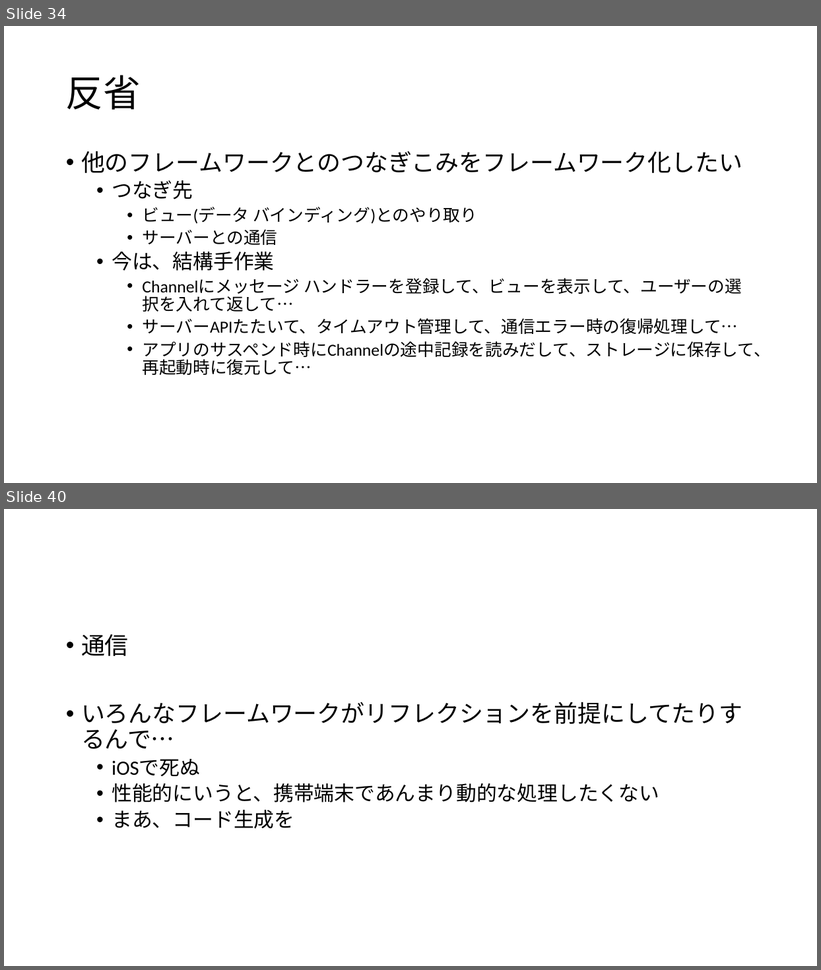
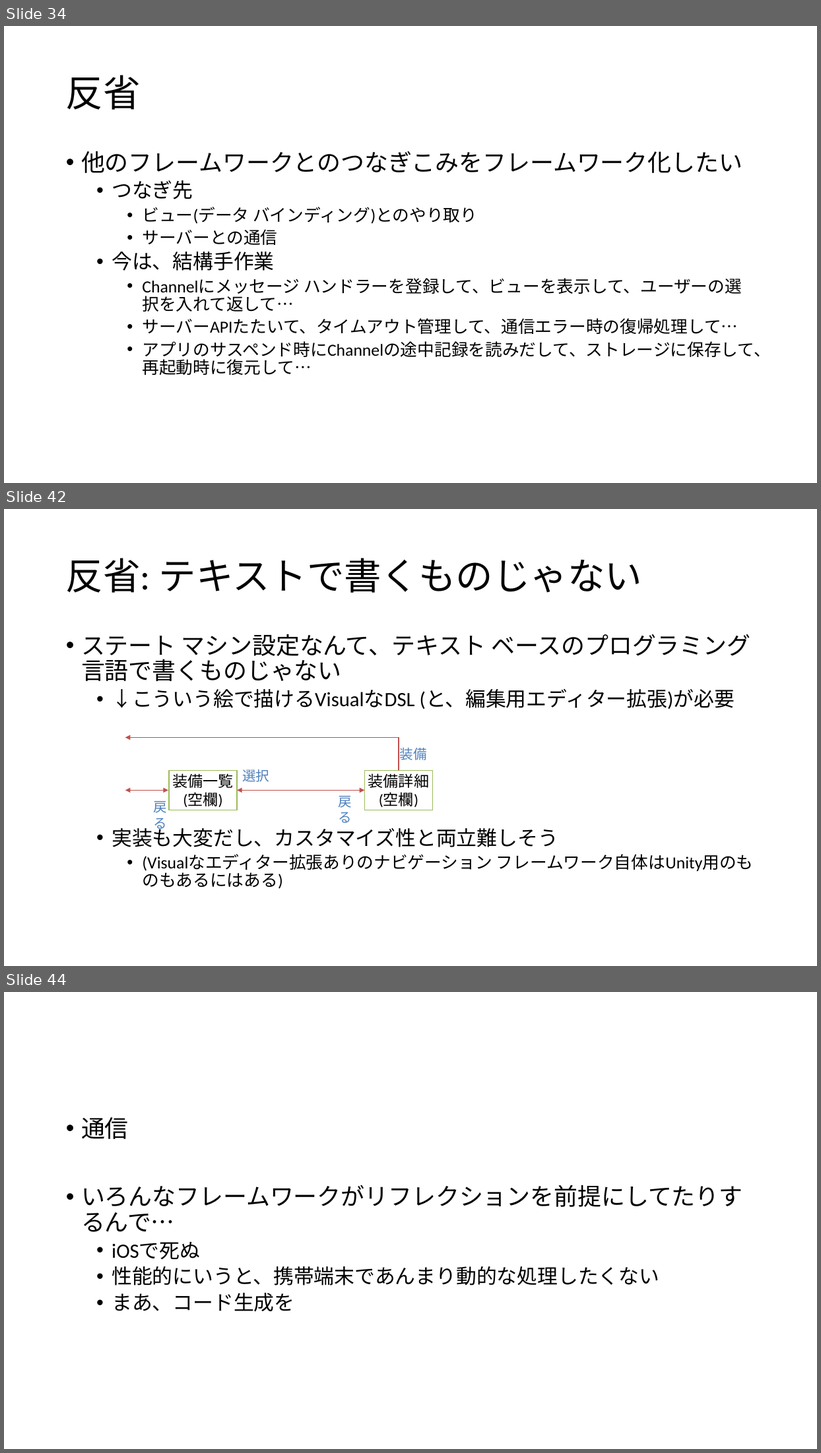
Before and after one commit to ppcuni/UnityCsharp20150321, a slide deck: doc/自社フレームワーク.pptx. Shown one above the other, each under a label of ours: slides 34 and 40 before the commit, slides 34, 42 and 44 after it; the slides between them are not shown. The pictures are 821x970 and 821x1453 pixels, drawn with LibreOffice and Linux fonts; fonts in the diff are those of the drawing. Boxes give left, top, right and bottom in pixels: in the first picture for what was removed or moved away, otherwise in the second. Text is boxed around its words. In the diff, an @@ line names an element or a change of style, - is before the commit and + after.

```diff
--- a/doc/自社フレームワーク.pptx
+++ b/doc/自社フレームワーク.pptx
@@ slide 42 added at [4,509,817,966], background #FFFFFF @@
@@ title added at [66,558,642,593], 44 pt, text #000000 @@
+反省: テキストで書くものじゃない
@@ text added at [81,634,754,871], 24 pt, text #000000 @@
+• ステート マシン設定なんて、テキスト ベースのプログラミング言語で書くものじゃない
+  • ↓こういう絵で描けるVisualなDSL (と、編集用エディター拡張)が必要
+  • 実装も大変だし、カスタマイズ性と両立難しそう
+    • (Visualなエディター拡張ありのナビゲーション フレームワーク自体はUnity用のものもあるにはある)
@@ elbow arrow added from (399, 770) to (125, 738), #C0504D 1 pt @@
@@ text added at [400,747,427,760], 16 pt, text #4F81BD @@
+装備
@@ rectangle added at [169,770,237,811], fill #FFFFFF, outline #9BBB59 1 pt, 18 pt, text #000000 @@
+装備一覧
+(空欄)
@@ text added at [242,769,269,782], 16 pt, text #4F81BD @@
+選択
@@ rectangle added at [364,770,432,811], fill #FFFFFF, outline #9BBB59 1 pt, 18 pt, text #000000 @@
+装備詳細
+(空欄)
@@ double arrow added from (125, 790) to (168, 790), #C0504D 1 pt @@
@@ text added at [153,801,167,832], 16 pt, text #4F81BD @@
+戻る
@@ double arrow added from (237, 790) to (364, 790), #C0504D 1 pt @@
@@ text added at [338,796,352,823], 16 pt, text #4F81BD @@
+戻る
@@ what was slide 40 is now slide 44 @@
```
Also in this commit, not shown: 4 slides changed, 5 other slides added, 2 slides removed.
